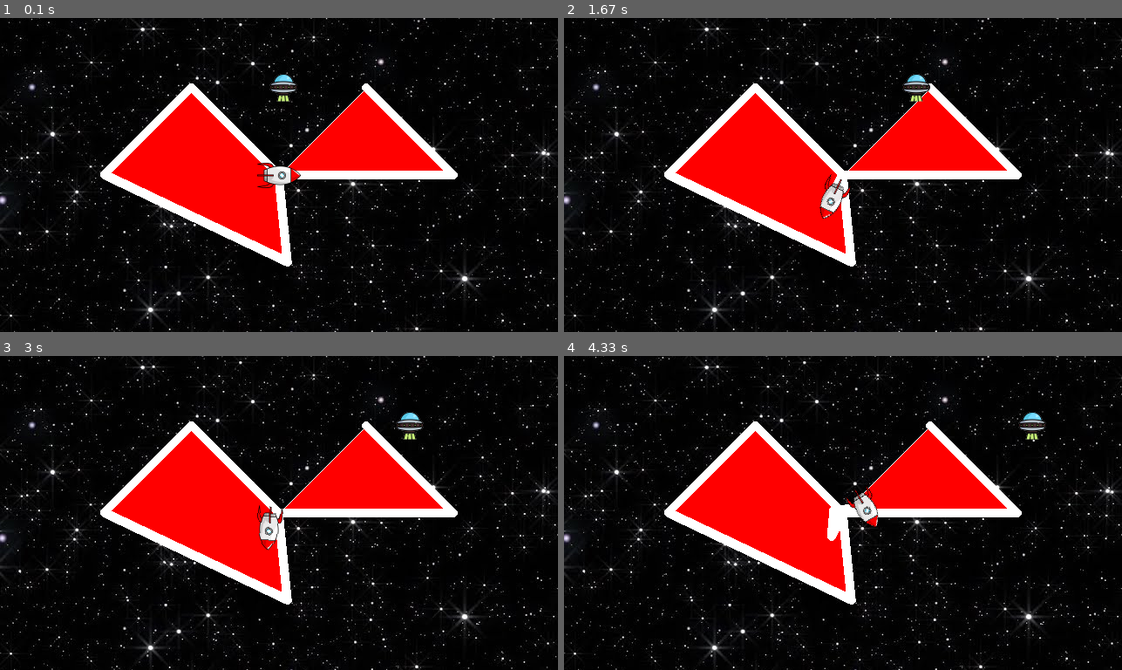
Above: before the commit, frames 1-4 (two rows, left to right).
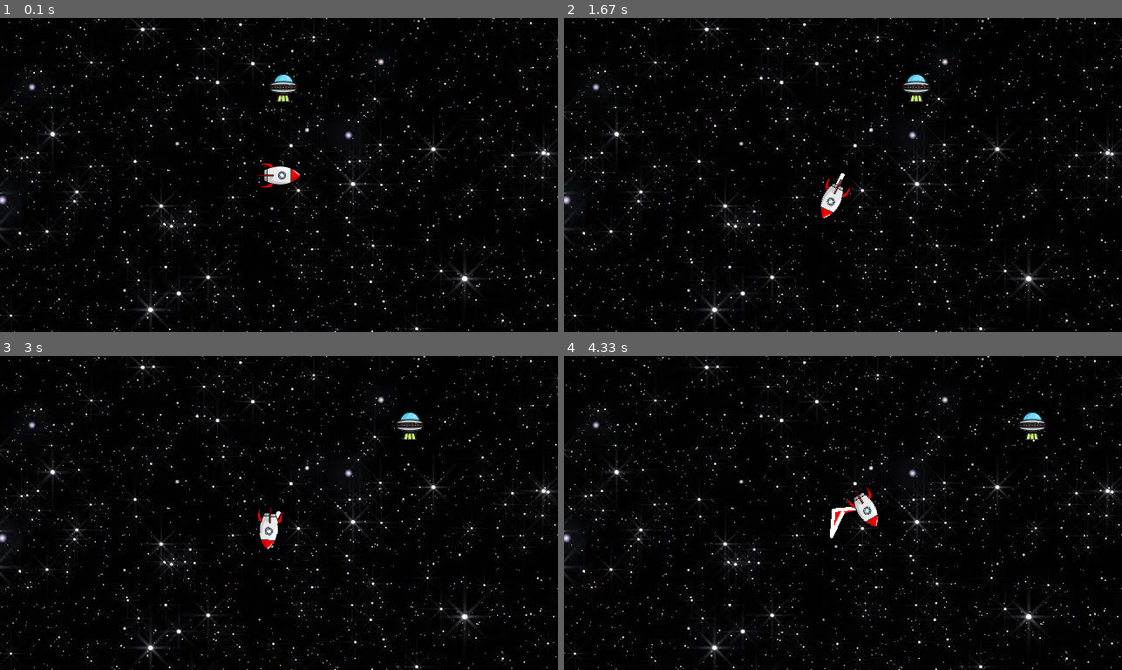
Above: after the commit, the same moments.

Repository: mrdevet/PygamePlus
Game: pygame game, started from main.py
Same seed, same stepped clock (60 frames per second), same inputs: the game is played once before the commit and once after it.
Inputs (mouse positions are in pixels of both pictures, inside the frame that each line leads up to):
- Up to frame 1 (0.1 s): no input
- Up to frame 2 (1.67 s): tap Space at 0.33 s; hold Right 0.67-1.13 s; hold Up 1.17-1.47 s; click (831, 200) at 1.55 s
- Up to frame 3 (3 s): hold Right 1.83-2.3 s; hold Left 2.33-2.87 s; hold Down from 2.9 s (still down)
- Up to frame 4 (4.33 s): release Down at 3.2 s; hold Left 3.23-3.63 s; hold Up 3.67-4.03 s; hold Right from 4.07 s (still down)

The runs differ from the first frame. In frame 1, 15% of the frame differs, in the area x 17-83%, y 20-80%; in frame 2, 15%; in frame 3, 15%; in frame 4, 15%.

Commit message:
The painter will draw incomplete fills the to screen if as_moving=True.

Diff:
--- a/main.py
+++ b/main.py
@@ -34,17 +34,18 @@
 # as the heading
 ship.set_image_tilt(-90)
 
+ship.set_pen_width(5)
 ship.set_fill_color("red")
 ship.set_pen_color("white")
-ship.begin_fill()
-ship.set_position(100, 100)
-ship.set_pen_width(10)
-ship.set_position(200, 0)
-ship.set_position(0, 0)
-ship.set_position(10, -100)
-
-ship.walk_path([(-200, 0), (-100, 100), (0,0)])
-ship.end_fill()
+ship.pick_pen_up()
+# ship.begin_fill()
+# ship.set_position(100, 100)
+# ship.set_pen_width(10)
+# ship.set_position(200, 0)
+# ship.set_position(0, 0)
+# ship.set_position(10, -100)
+# ship.walk_path([(-200, 0), (-100, 100), (0,0)])
+# ship.end_fill()
 
 # Function that ends the program
 def esc ():
@@ -80,12 +81,22 @@
 def on_right ():
     ship.turn_right(5)
 
+# Function that starts and stops drawing
+def toggle_drawing ():
+    if ship.is_pen_down():
+        ship.end_fill()
+        ship.pick_pen_up()
+    else:
+        ship.put_pen_down()
+        ship.begin_fill(as_moving=True)
+
 # Bind the functions to keys
 screen.on_key_hold(on_up, "up")
 screen.on_key_hold(on_down, "down")
 screen.on_key_hold(on_left, "left")
 screen.on_key_hold(on_right, "right")
 screen.on_key_hold(esc, "escape")
+screen.on_key_press(toggle_drawing, "space")
 
 # Create a "ufo" turtle
 ufo = Sprite("ufo.png")
--- a/painter.py
+++ b/painter.py
@@ -54,7 +54,8 @@
         self._fillpoly = None
         self._fillcolor = "black"
         self._fillcolor_obj = pygame.Color("black")
-        self._surface_over_fill = None
+        self._fill_canvas = None
+        self._lines_over_fill = None
 
     # Set and get colors
 
@@ -159,6 +160,22 @@
 
     ### Creating Filled Shapes
 
+    def _draw_fill (self, canvas=None):
+        if canvas is None:
+            # Get the active screen's canvas
+            screen = get_active_screen()
+            if screen is None:
+                return
+            canvas = screen.get_canvas()
+
+        # Draw the points to the canvas
+        points = [to_pygame_coordinates(p) for p in self._fillpoly]
+        if len(points) >= 3:
+            pygame.draw.polygon(canvas, self._fillcolor, points)
+
+        # Draw the lines back on top of the canvas
+        canvas.blit(self._lines_over_fill, (0, 0))
+
     def begin_fill (self, as_moving=False):
         self._filling = True
         self._fillpoly = [self._pos]
@@ -178,26 +195,24 @@
         if not self._filling:
             return
 
-        screen = get_active_screen()
-        if screen is not None:
-            # Get the canvas to draw on
-            canvas = screen.get_canvas()
-
-            # Draw the points to the canvas
-            points = [to_pygame_coordinates(p) for p in self._fillpoly]
-            pygame.draw.polygon(canvas, self._fillcolor, points)
-
-            # Draw the lines back on top of the canvas
-            canvas.blit(self._lines_over_fill, (0, 0))
+        self._draw_fill()
 
         # Reset the filling attributes
         self._filling = False
         self._fillpoly = None
-        self._fill_as_moving = None
-        self._lines_over_fill = None
 
     def is_filling (self):
         return self._filling
+
+
+
+    def update (self, screen=None):
+        Sprite.update(self, screen)
+
+        if screen is None:
+            screen = get_active_screen()
+        if screen is not None and self._filling and self._fill_as_moving:
+            self._draw_fill(screen._surface)
 
 
 
--- a/screen.py
+++ b/screen.py
@@ -147,8 +147,8 @@
             rect.centerx = self._width / 2
             rect.centery = self._height / 2
             self._surface.blit(self._image, rect)
+        self._surface.blit(self._canvas, (0, 0))
         pygame.sprite.Group.update(self, self)
-        self._surface.blit(self._canvas, (0, 0))
         pygame.sprite.Group.draw(self, self._surface)
         pygame.display.flip()
 
